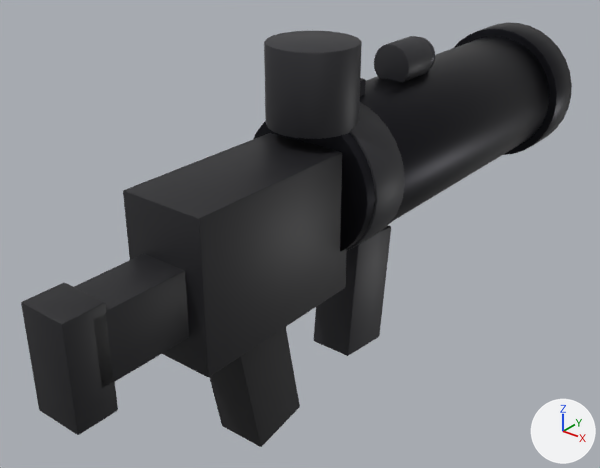
One commit to the glTF model assets/weapons/cannon.glb: the scene before it, then after it.
The view is the same before and after, from a camera (50 mm lens) standing at (0.941, -1.314, 1.088) and looking at (-0.065, -0.057, 0.308). Lighting does not change. The marker at lower right points along +X, +Y and +Z. The picture after the commit comes second. Vertices at exactly the same position are counted once.

Script lines for the objects in view, before the commit:
```python
me_cylinder_095 = bpy.data.meshes.new('Cylinder.095')
me_cylinder_095.from_pydata(...)  # 2012 vertices, 3968 faces; spans x -0.17..0.17, y -0.74..0.79, z -0.03..0.74
# faces by material slot: [868, 1664, 984, 108, 344]
me_cylinder_095.materials.append(mat_bluedsteel)  # black #29292e
me_cylinder_095.materials.append(mat_polymer)  # black #1f1f23
me_cylinder_095.materials.append(mat_darktac)  # dark grey #303035
me_cylinder_095.materials.append(mat_grip)  # black #242427
me_cylinder_095.materials.append(mat_steel)  # dark grey #4d4d52
ob_cannon = bpy.data.objects.new('cannon', me_cylinder_095)
ob_cannon.location = (0.0, 0.0, 0.0)
```
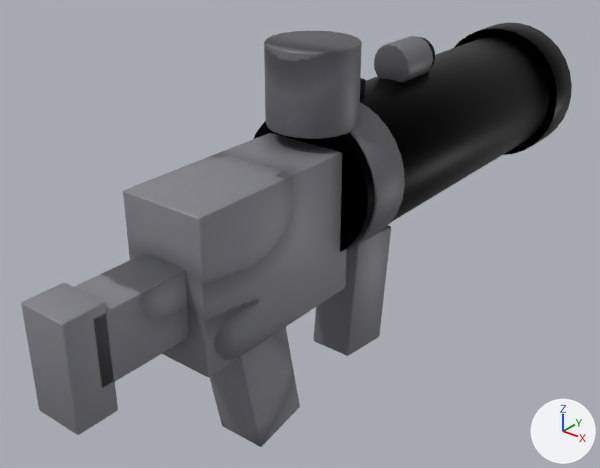
Boxes [x1, y1, x2, y2] around the edits, measured in the pictures (600 x 468 px):
'cannon', recoloured, surface changed (black to grey): [21, 26, 566, 447] in both
part 1 of me_cylinder_095, recoloured: [254, 26, 566, 252] in both
part 2 of me_cylinder_095, recoloured (black to grey): [21, 133, 347, 435] in both
part 3 of me_cylinder_095, recoloured (lighter): [264, 31, 433, 356] in both
part 4 of me_cylinder_095, recoloured (black to grey): [209, 327, 300, 447] in both
part 5 of me_cylinder_095, recoloured: [420, 37, 435, 69] in both
part 6 of me_cylinder_095, surface changed (black to grey): [21, 26, 566, 447] in both

What the commit changed:
Picture 'cannon_tex' (img_cannon_tex) is new.
Material 'Steel.008' (mat_steel_008) is new.
Its texture is img_cannon_tex.
Its metallic is 1.0.
Its roughness is 0.28.
Material 'DarkTac.006' (mat_darktac_006) is new.
Its texture is img_cannon_tex.
Its metallic is 0.2.
Material 'Grip.007' (mat_grip_007) is new.
Its texture is img_cannon_tex.
Its roughness is 0.72.
Material 'Polymer.008' (mat_polymer_008) is new.
Its texture is img_cannon_tex.
Its metallic is 0.05.
Material 'BluedSteel.008' (mat_bluedsteel_008) is new.
Its texture is img_cannon_tex.
Its metallic is 1.0.
Its roughness is 0.4.
me_cylinder_095 has 2012 vertices, 3968 faces and spans x -0.17..0.17, y -0.74..0.79, z -0.03..0.74.
me_cylinder_095 is used by ob_cannon; location (0.0, 0.0, 0.0).
me_cylinder_095 part 1: all 868 faces that had it switch from mat_bluedsteel (black #29292e) to mat_bluedsteel_008 (picture img_cannon_tex).
me_cylinder_095 part 2: all 1664 faces that had it switch from mat_polymer (black #1f1f23) to mat_polymer_008 (picture img_cannon_tex).
me_cylinder_095 part 3: all 984 faces that had it switch from mat_darktac (dark grey #303035) to mat_darktac_006 (picture img_cannon_tex).
me_cylinder_095 part 4: all 108 faces that had it switch from mat_grip (black #242427) to mat_grip_007 (picture img_cannon_tex).
me_cylinder_095 part 5: all 344 faces that had it switch from mat_steel (dark grey #4d4d52) to mat_steel_008 (picture img_cannon_tex).
me_cylinder_095 part 6: texture (UV) coordinates of 3968 of 3968 faces, centred in x -0.17..0.17, y -0.74..0.79, z -0.03..0.74, changed; they spanned u 0.0..1.0, v 0.0..1.0 and now span u 0.01..0.99, v 0.01..0.96.
